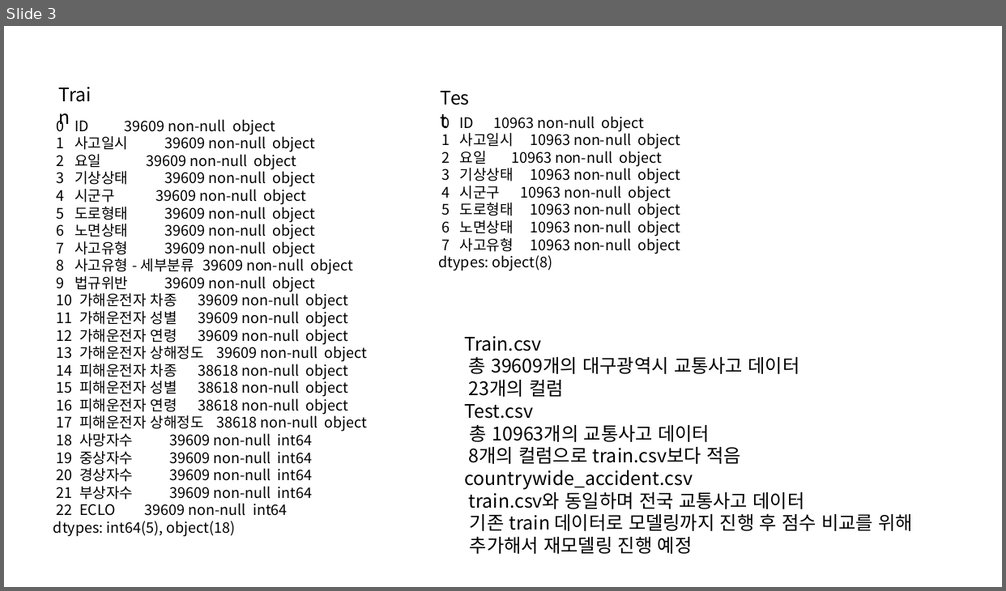
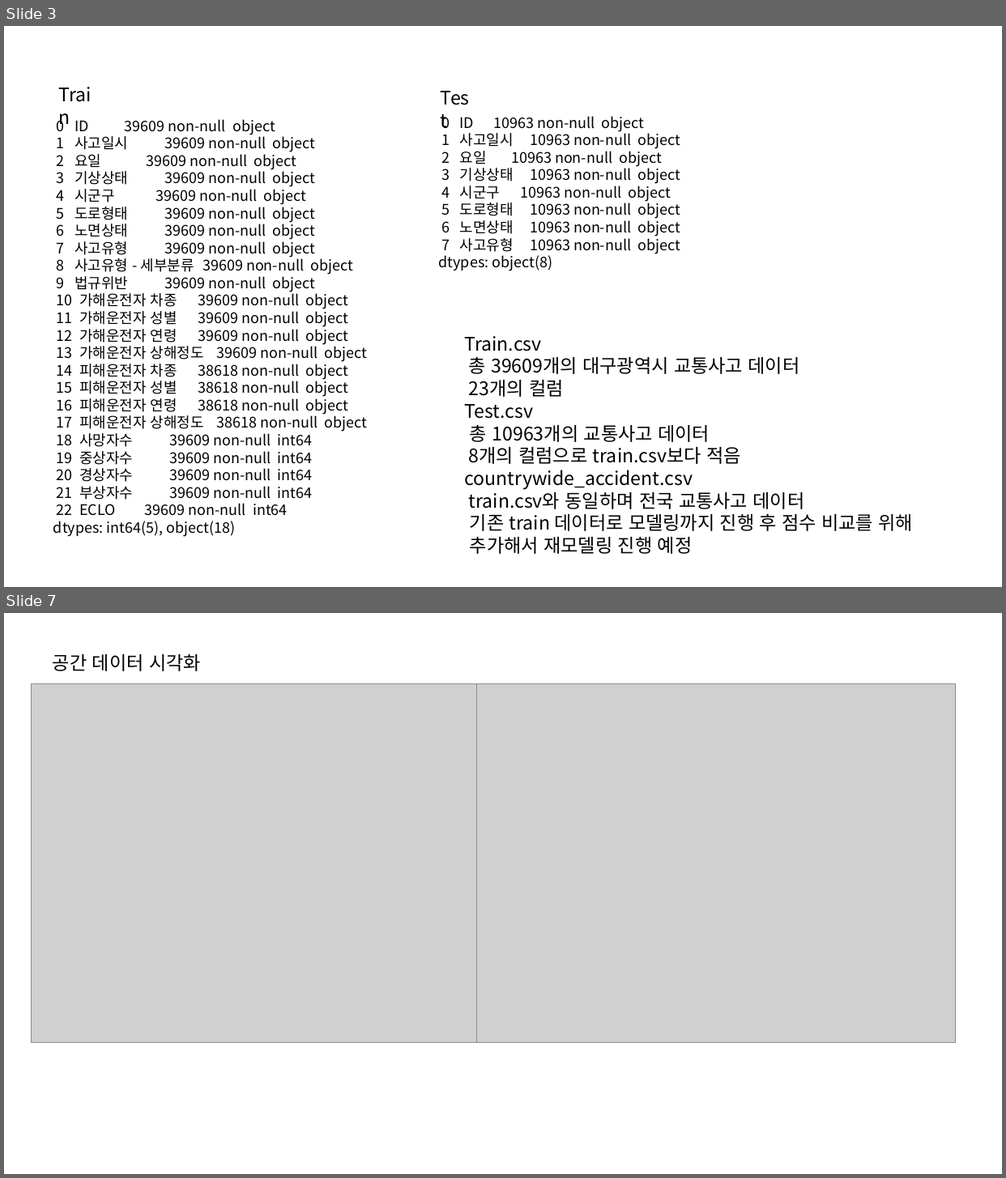
Before and after one commit to vvvjh112/DACON_Practice, a slide deck: Daegu/보고서/대구교통사고 예측.pptx. Shown one above the other, each under a label of ours: slide 3 before the commit, slides 3 and 7 after it; the slides between them are not shown. The pictures are 1006x591 and 1006x1178 pixels, drawn with LibreOffice and Linux fonts; fonts in the diff are those of the drawing; grey boxes stand for pictures. Boxes give left, top, right and bottom in pixels: in the first picture for what was removed or moved away, otherwise in the second. Text is boxed around its words. In the diff, an @@ line names an element or a change of style, - is before the commit and + after.

```diff
--- a/Daegu/보고서/대구교통사고 예측.pptx
+++ b/Daegu/보고서/대구교통사고 예측.pptx
@@ slide 7 added at <box>4,613,1002,1174</box>, background #FFFFFF @@
@@ text added at <box>53,654,201,671</box>, 18 pt, text #000000 @@
+공간 데이터 시각화
@@ picture added at <box>31,683,510,1043</box> @@
@@ picture added at <box>476,683,956,1043</box> @@
```
Also in this commit, not shown: 2 slides changed, 5 other slides added, 2 other files.
